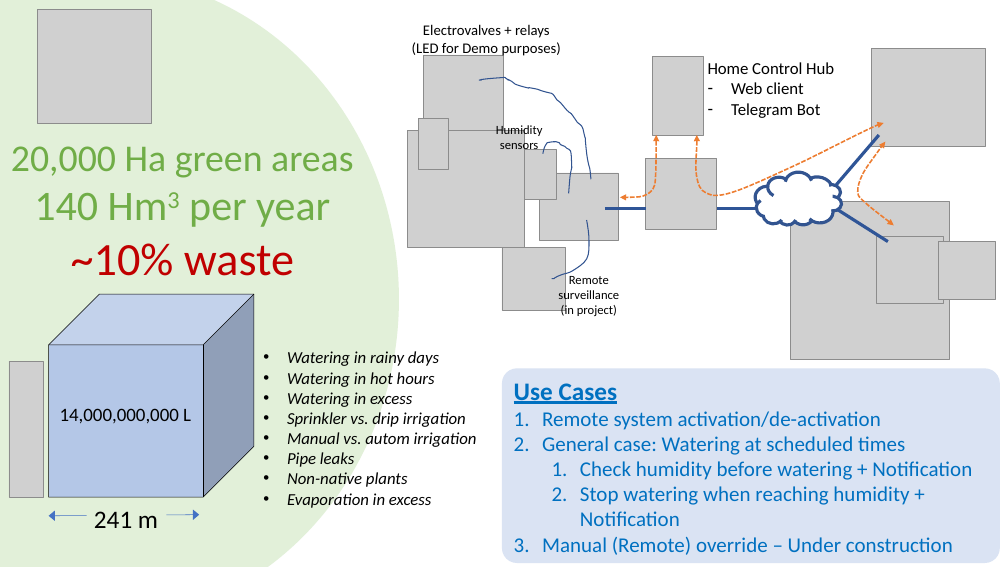
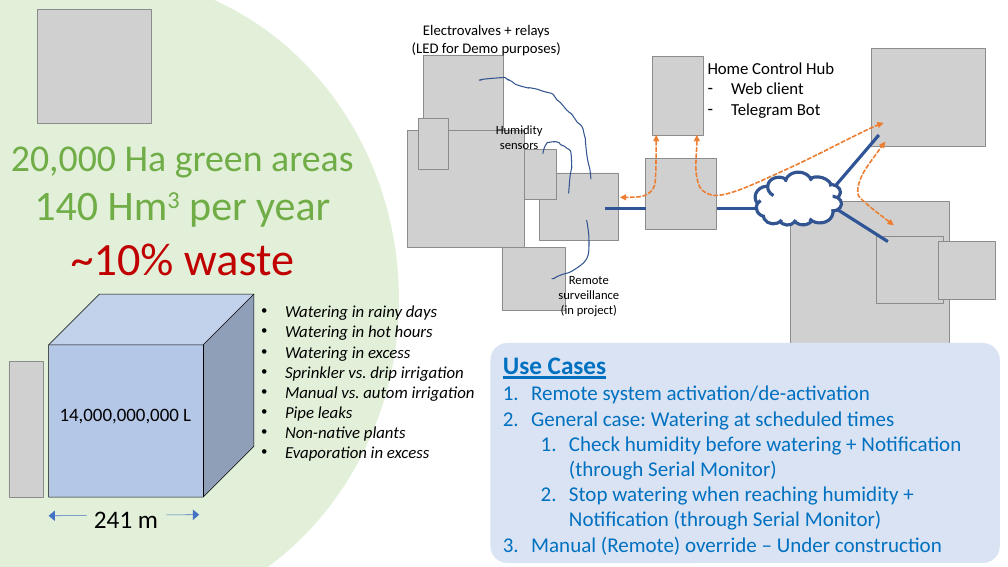
Before and after one commit to ecells/OldRockers, a slide deck: slide 1 of presentacion/OldRockers.pptx. Drawn at 1008x567 pixels with LibreOffice and Linux fonts; fonts in the diff are those of the drawing; grey boxes stand for pictures. Boxes give left, top, right and bottom in pixels: in the first picture for what was removed or moved away, otherwise in the second. Text is boxed around its words. In the diff, an @@ line names an element or a change of style, - is before the commit and + after.

Commit message:
Notifications through Serial Monitor

```diff
--- a/presentacion/OldRockers.pptx
+++ b/presentacion/OldRockers.pptx
@@ text "Watering in rainy days": place and size @@
-text "Watering in rainy days" at box(287, 351, 477, 508)
+text "Watering in rainy days" at box(285, 305, 475, 461)
@@ rounded rectangle "Use Cases": place and size @@
-rounded rectangle "Use Cases" at box(502, 368, 1000, 563)
+rounded rectangle "Use Cases" at box(491, 343, 1000, 563)
@@ text in rounded rectangle at box(569, 436, 961, 530): text changed @@
-  1. Check humidity before watering + Notification
-  2. Stop watering when reaching humidity + Notification
+  1. Check humidity before watering + Notification (through Serial Monitor)
+  2. Stop watering when reaching humidity + Notification (through Serial Monitor)
```
